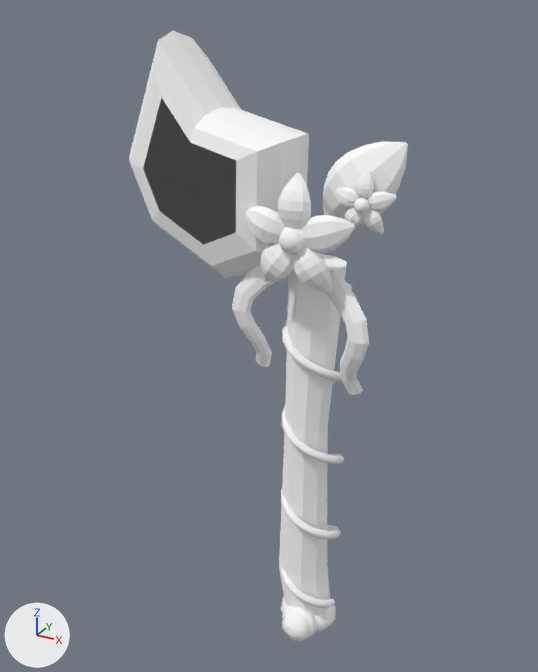
One commit to the OBJ model src/main/resources/assets/sunlit_journal_core/models/fantasy/sakura/axe.obj: the scene before it, then after it.
Camera for both pictures: a camera (50 mm lens) standing at (0.915, -1.394, 0.977) and looking at (0.417, -0.488, 0.524). The lights are fixed; the arrows at lower left show +X, +Y and +Z. The first picture is the older version. Where no turn or scale is listed for an object, it has been applied to the vertices. Vertices at exactly the same position are counted once.

Names of what the first picture shows: 'axe'.
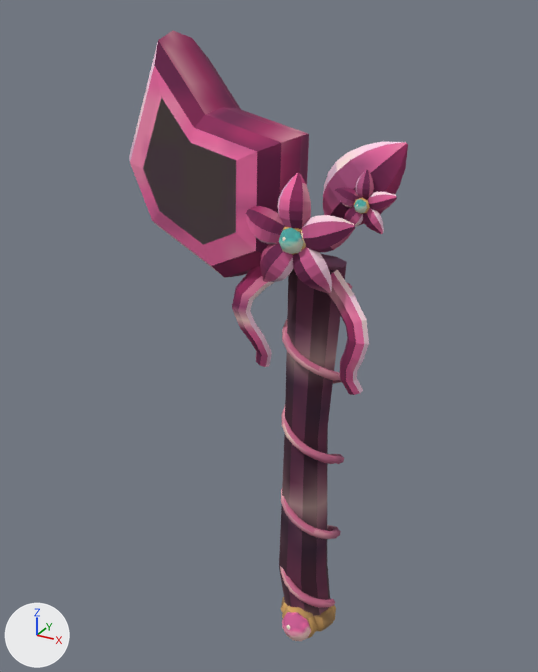
Where the change shows, as pixel boxes [x1, y1, x2, y2] in the pictures (538 x 672 px):
'axe', surface changed (white to pink)
    both: [129, 31, 408, 641]

The change, as a list of edits to the scene's bpy script:
```text
Add img_accent:
    img_accent = load_image('accent', '../../../textures/item/fantasy_materials/sakura/accent.png', 16, 16, 'sRGB')
Add img_main:
    img_main = load_image('main', '../../../textures/item/fantasy_materials/sakura/main.png', 64, 64, 'sRGB')
Add img_light:
    img_light = load_image('light', '../../../textures/item/fantasy_materials/sakura/light.png', 64, 64, 'sRGB')
Add img_shade:
    img_shade = load_image('shade', '../../../textures/item/fantasy_materials/sakura/shade.png', 64, 64, 'sRGB')
Add img_edge:
    img_edge = load_image('edge', '../../../textures/item/fantasy_materials/sakura/edge.png', 64, 64, 'sRGB')
Add img_gem:
    img_gem = load_image('gem', '../../../textures/item/fantasy_materials/sakura/gem.png', 16, 16, 'sRGB')
Add img_metal:
    img_metal = load_image('metal', '../../../textures/item/fantasy_materials/sakura/metal.png', 64, 64, 'sRGB')
Add img_wrap:
    img_wrap = load_image('wrap', '../../../textures/item/fantasy_materials/sakura/wrap.png', 32, 32, 'sRGB')
Add img_grip:
    img_grip = load_image('grip', '../../../textures/item/fantasy_materials/sakura/grip.png', 32, 32, 'sRGB')
Add img_grip_shade:
    img_grip_shade = load_image('grip_shade', '../../../textures/item/fantasy_materials/sakura/grip_shade.png', 32, 32, 'sRGB')
Change mat_grip_shade:
    mat_grip_shade.texture: img_fantasy_white -> img_grip_shade
Change mat_grip:
    mat_grip.texture: img_fantasy_white -> img_grip
Change mat_wrap:
    mat_wrap.texture: img_fantasy_white -> img_wrap
Change mat_metal:
    mat_metal.texture: img_fantasy_white -> img_metal
Change mat_gem:
    mat_gem.texture: img_fantasy_white -> img_gem
Change mat_edge:
    mat_edge.texture: img_fantasy_white -> img_edge
Change mat_shade:
    mat_shade.texture: img_fantasy_white -> img_shade
Change mat_light:
    mat_light.texture: img_fantasy_white -> img_light
Change mat_main:
    mat_main.texture: img_fantasy_white -> img_main
Change mat_accent:
    mat_accent.texture: img_fantasy_white -> img_accent
Change me_axe:
    where me_axe.from_pydata(...)  # 1715 vertices, 3326 faces; spans x 0.208..0.624, y -0.595..-0.427, z 0.006..0.95
    used by ob_axe; location = (0.0, 0.0, 0.0)
    me_axe part 1: texture (UV) coordinates of 3326 of 3326 faces, centred in x 0.225..0.623, y -0.593..-0.427, z 0.009..0.914, changed; they spanned u 0.5..0.5, v 0.5..0.5 and now span u 0.0..1.0, v 0.0..1.0
```
